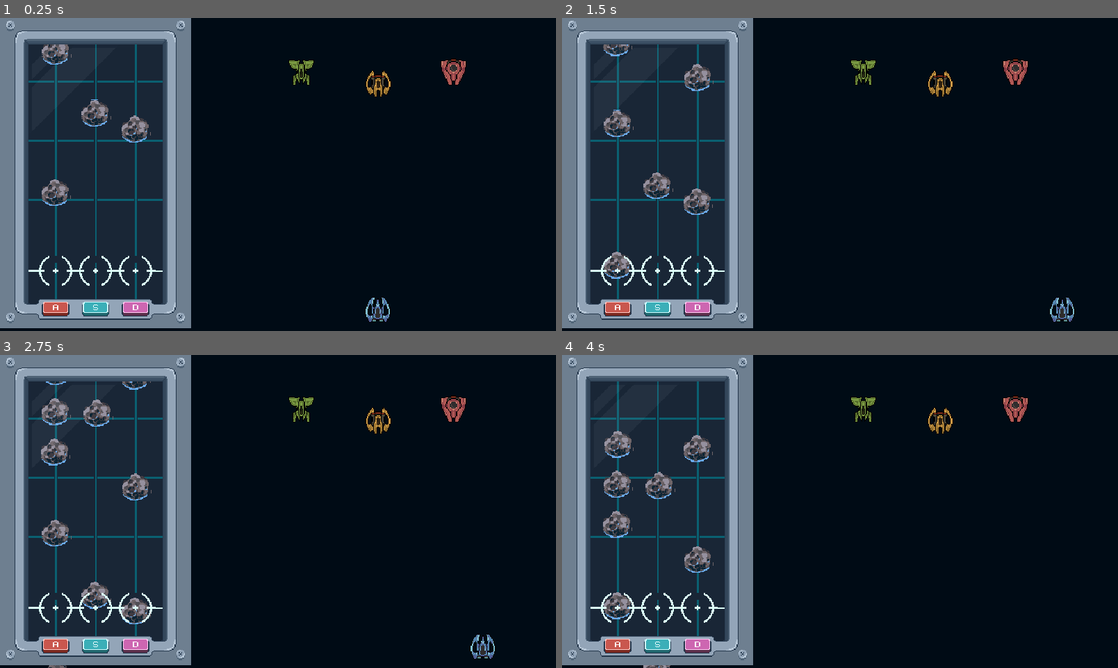
Above: before the commit, frames 1-4 (two rows, left to right).
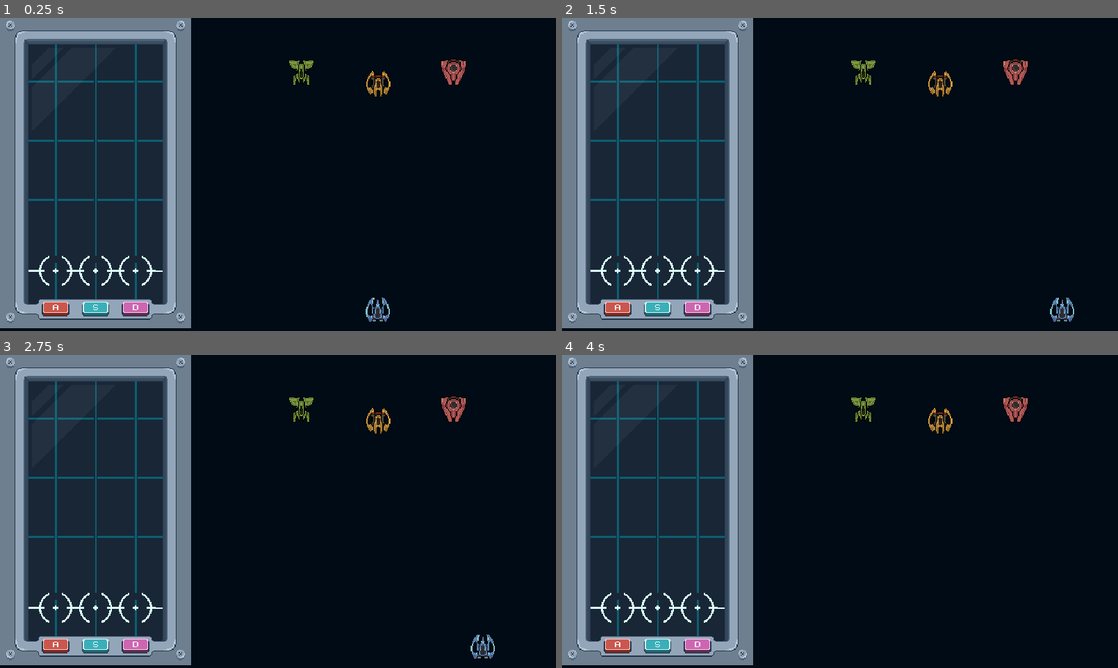
Above: after the commit, the same moments.

Repository: diego-acevedo/grabeaty
Game: Godot game, scene res://scenes/main.tscn
The game is run twice, just before and just after one commit, with the same random seed, the same clock (stepped at 60 frames per second) and the same inputs. Sound files missing from this copy of the repository are replaced by a short silence.
Inputs:
- Up to frame 1 (0.25 s): no input
- Up to frame 2 (1.5 s): hold Right (move_right) 0.53-1.28 s; hold A (A) 0.53-1.28 s; tap D (D) at 0.8, 1.35 s; hold Left (move_left) from 1.28 s (still down)
- Up to frame 3 (2.75 s): tap S (S) at 1.55 s; release Left (move_left) at 2.03 s; hold Right (move_right) from 2.03 s (still down); hold S (S) from 2.03 s (still down); tap A (A) at 2.3 s
- Up to frame 4 (4 s): release S (S) at 2.78 s; tap A (A) at 2.85 s; tap D (D) at 3.05 s; release Right (move_right) at 3.53 s; hold Left (move_left) from 3.53 s (still down); hold D (D) from 3.53 s (still down); tap S (S) at 3.8 s

The runs differ from the first frame. In frame 1, 1.1% of the frame differs, in the area x 7-28%, y 8-60%; in frame 2, 1.5%; in frame 3, 2.1%, in the area x 7-28%, y 8-100%; in frame 4, 2.0%.

Commit message:
:sparkles: feat: Add a playable rythm path

Diff:
--- /dev/null
+++ b/default_bus_layout.tres
@@ -0,0 +1,15 @@
+[gd_resource type="AudioBusLayout" load_steps=2 format=3 uid="uid://brx06hdg33qf7"]
+
+[sub_resource type="AudioEffectEQ" id="AudioEffectEQ_7udu1"]
+resource_name = "EQ"
+band_db/10000_hz = -32.8
+
+[resource]
+bus/1/name = &"Music"
+bus/1/solo = false
+bus/1/mute = false
+bus/1/bypass_fx = false
+bus/1/volume_db = -5.625
+bus/1/send = &"Master"
+bus/1/effect/0/effect = SubResource("AudioEffectEQ_7udu1")
+bus/1/effect/0/enabled = true
--- a/scenes/rythm/nota.tscn
+++ b/scenes/rythm/nota.tscn
@@ -1,7 +1,7 @@
 [gd_scene load_steps=4 format=3 uid="uid://ug85r7bb4k6j"]
 
 [ext_resource type="Script" path="res://scripts/rythm/nota.gd" id="1_kjgis"]
-[ext_resource type="Texture2D" uid="uid://bjfgfq7ttf2be" path="res://assets/sprites/celestial_objects.png" id="2_w8rqe"]
+[ext_resource type="Texture2D" uid="uid://b7xe1ldr7cv3s" path="res://assets/sprites/CirculoBlanco.png" id="2_3bou3"]
 
 [sub_resource type="RectangleShape2D" id="RectangleShape2D_a344c"]
 size = Vector2(20, 8.33333)
@@ -10,11 +10,9 @@
 script = ExtResource("1_kjgis")
 
 [node name="Circulo_Sprite" type="Sprite2D" parent="."]
-scale = Vector2(3, 3)
-texture = ExtResource("2_w8rqe")
-hframes = 11
-vframes = 8
-frame = 77
+modulate = Color(0.862745, 0.294118, 0.156863, 1)
+scale = Vector2(0.8, 0.8)
+texture = ExtResource("2_3bou3")
 
 [node name="Colision" type="CollisionShape2D" parent="."]
 position = Vector2(0, -0.500001)
--- a/scenes/rythm/rythm.tscn
+++ b/scenes/rythm/rythm.tscn
@@ -1,9 +1,10 @@
-[gd_scene load_steps=14 format=3 uid="uid://coftx1hc4aqyd"]
+[gd_scene load_steps=15 format=3 uid="uid://coftx1hc4aqyd"]
 
 [ext_resource type="Texture2D" uid="uid://ps3tkv2y118y" path="res://assets/ui/background_rythm.png" id="1_8ndhq"]
 [ext_resource type="Script" path="res://scripts/rythm/left_side.gd" id="1_fcyd0"]
-[ext_resource type="PackedScene" uid="uid://ug85r7bb4k6j" path="res://scenes/rythm/nota.tscn" id="2_ob0ol"]
+[ext_resource type="Script" path="res://scripts/rythm/note_spawner.gd" id="3_1xm6s"]
 [ext_resource type="Texture2D" uid="uid://q21au4to0dn4" path="res://assets/ui/foreground_rythm.png" id="3_8u2qm"]
+[ext_resource type="AudioStream" uid="uid://bep8gylx7lt8r" path="res://assets/Music/C6-Gummy Dance.mp3" id="4_13bks"]
 [ext_resource type="Script" path="res://scripts/rythm/q_key.gd" id="4_g5skv"]
 [ext_resource type="Script" path="res://scripts/rythm/w_key.gd" id="5_1x7iw"]
 [ext_resource type="Texture2D" uid="uid://b7xe1ldr7cv3s" path="res://assets/sprites/CirculoBlanco.png" id="5_nl0bq"]
@@ -49,37 +50,14 @@
 scale = Vector2(3, 3)
 texture = ExtResource("1_8ndhq")
 
-[node name="NOTES" type="Node2D" parent="."]
+[node name="NoteSpawner" type="Node2D" parent="."]
+script = ExtResource("3_1xm6s")
 
-[node name="NOTA" parent="NOTES" instance=ExtResource("2_ob0ol")]
-position = Vector2(194, 66)
+[node name="FirstSong" type="AudioStreamPlayer" parent="NoteSpawner"]
+stream = ExtResource("4_13bks")
+bus = &"Music"
 
-[node name="NOTA2" parent="NOTES" instance=ExtResource("2_ob0ol")]
-position = Vector2(331, 280)
-
-[node name="NOTA3" parent="NOTES" instance=ExtResource("2_ob0ol")]
-position = Vector2(469, 335)
-
-[node name="NOTA4" parent="NOTES" instance=ExtResource("2_ob0ol")]
-position = Vector2(193, 554)
-
-[node name="NOTA5" parent="NOTES" instance=ExtResource("2_ob0ol")]
-position = Vector2(191, -214)
-
-[node name="NOTA6" parent="NOTES" instance=ExtResource("2_ob0ol")]
-position = Vector2(193, -353)
-
-[node name="NOTA7" parent="NOTES" instance=ExtResource("2_ob0ol")]
-position = Vector2(196, -491)
-
-[node name="NOTA8" parent="NOTES" instance=ExtResource("2_ob0ol")]
-position = Vector2(338, -348)
-
-[node name="NOTA9" parent="NOTES" instance=ExtResource("2_ob0ol")]
-position = Vector2(471, -93)
-
-[node name="NOTA10" parent="NOTES" instance=ExtResource("2_ob0ol")]
-position = Vector2(469, -476)
+[node name="NOTES" type="Node2D" parent="NoteSpawner"]
 
 [node name="INPUTS" type="Node2D" parent="."]
 
@@ -90,8 +68,8 @@
 [node name="sprite" type="Sprite2D" parent="INPUTS/Q-key"]
 visible = false
 modulate = Color(0, 0.654902, 1, 1)
-position = Vector2(120.5, 893)
-scale = Vector2(0.835938, 0.796875)
+position = Vector2(119.5, 892)
+scale = Vector2(0.789063, 0.78125)
 texture = ExtResource("5_nl0bq")
 
 [node name="key" type="Area2D" parent="INPUTS/Q-key"]
@@ -122,8 +100,8 @@
 [node name="sprite" type="Sprite2D" parent="INPUTS/W-key"]
 visible = false
 modulate = Color(0.380086, 0.710759, 0.383655, 1)
-position = Vector2(327, 895)
-scale = Vector2(1, 0.296875)
+position = Vector2(324, 898.5)
+scale = Vector2(0.78125, 0.789062)
 texture = ExtResource("5_nl0bq")
 
 [node name="E-key" type="Node2D" parent="INPUTS"]
@@ -144,8 +122,8 @@
 [node name="sprite" type="Sprite2D" parent="INPUTS/E-key"]
 visible = false
 modulate = Color(0.866667, 0.709804, 0.384314, 1)
-position = Vector2(331, 895)
-scale = Vector2(1, 0.296875)
+position = Vector2(333.5, 893)
+scale = Vector2(0.789063, 0.765625)
 texture = ExtResource("5_nl0bq")
 
 [node name="UI" type="Node2D" parent="."]
--- a/scripts/rythm/e_key.gd
+++ b/scripts/rythm/e_key.gd
@@ -3,12 +3,6 @@
 @onready var colision: CollisionShape2D = $key/Colision
 @onready var timer: Timer = $key/Colision/Timer
 @onready var sprite: Sprite2D = $sprite
-
-func _ready() -> void:
-	pass
-
-func _physics_process(delta: float) -> void:
-	pass
 
 func _input(event: InputEvent) -> void:
 
--- a/scripts/rythm/left_side.gd
+++ b/scripts/rythm/left_side.gd
@@ -1,11 +1,4 @@
 extends Node2D
-
-func _ready() -> void:
-	pass
-
-func _process(delta: float) -> void:
-	pass
-
 
 func _input(event: InputEvent) -> void:
 
--- a/scripts/rythm/nota.gd
+++ b/scripts/rythm/nota.gd
@@ -1,6 +1,6 @@
 extends Area2D
 
-var speed = 200
+var speed = 400
 
 func _ready() -> void:
 	pass
@@ -16,5 +16,5 @@
 	# Esta funcion se ejecuta cuando la nota ha sido tocada, por lo tanto
 	# hago que desaparezca.
 
-	get_parent().get_parent().pass_to_main()
+	get_parent().get_parent().get_parent().pass_to_main() # Nodo MAIN
 	queue_free()
--- /dev/null
+++ b/scripts/rythm/note_spawner.gd
@@ -0,0 +1,101 @@
+extends Node2D
+
+# IMPORTANTE: UNA NOTA DEMORA 2 SEGUNDOS EN LLEGAR A LA ZONA DONDE DEBE SER TOCADA
+
+@onready var song: AudioStreamPlayer = $FirstSong
+const note_scene = preload("res://scenes/rythm/nota.tscn")
+@onready var notes_node: Node2D = $NOTES
+
+
+# Diccionario con la info de en que momento deben aparecer y que tipo son las notas
+var notes_data = {
+
+	2.06: "right",
+	3.06: "left",
+	4.06: "center",
+	5.06: "left",
+	5.41: "left",
+	5.77: "center",
+
+	6.06: "left",
+	6.56: "left",
+	7.06: "center",
+	7.56: "center",
+	8.06: "right",
+	8.56: "right",
+	9.06: "left",
+	9.41: "left",
+	9.77: "center",
+	10.06: "right",
+	10.56: "right",
+	11.06: "center",
+	11.56: "center",
+	12.06: "left",
+	12.56: "left",
+	13.06: "right",
+	13.41: "right",
+	13.77: "center",
+
+	14.06: "left",
+	14.56: "right",
+	15.06: "left",
+	15.34: "center",
+	15.54: "left",
+	15.74: "center",
+
+	16.06: "right",
+	16.56: "left",
+	17.06: "right",
+	17.34: "center",
+	17.54: "right",
+	17.74: "center",
+
+	18.06: "left",
+	18.56: "right",
+	19.06: "left",
+	19.34: "center",
+	19.54: "left",
+	19.74: "center",
+
+	20.06: "right",
+	20.56: "left",
+	21.06: "right",
+	21.34: "center",
+	21.54: "right",
+	21.74: "center"
+
+}
+
+# diccionario de notas que ya han aparecido, evita bugs de duplicacion de notas
+var processed_keys = []
+
+func _ready() -> void:
+	song.play()
+
+func _process(delta: float) -> void:
+
+	# En cada tick veo en que momento de la cancion estamos y comparo ese momento
+	# con los del diccionario con una aproximacion de valor absoluto, HAY QUE
+	# OPTIMIZARLO.
+
+	var song_time = song.get_playback_position()
+	for key in notes_data.keys():
+		if key not in processed_keys and abs(song_time - key) < 0.1:
+			var note_type = notes_data[key]
+			spawn_note(note_type)
+			processed_keys.append(key)
+
+
+# Funcion que spawnea una nota dependiendo de la pos en la que debe aparecer,
+# es decir ("left", "right" o "center")
+func spawn_note(note_type: String) -> void:
+	var note_instance = note_scene.instantiate()
+	notes_node.add_child(note_instance)
+	if note_type == 'left':
+		note_instance.position = Vector2(193, 0)
+
+	elif note_type == 'center':
+		note_instance.position = Vector2(331, 0)
+
+	elif note_type == 'right':
+		note_instance.position = Vector2(469, 0)
--- a/scripts/rythm/q_key.gd
+++ b/scripts/rythm/q_key.gd
@@ -3,12 +3,6 @@
 @onready var colision: CollisionShape2D = $key/Colision
 @onready var timer: Timer = $key/Colision/Timer
 @onready var sprite: Sprite2D = $sprite
-
-func _ready() -> void:
-	pass
-
-func _physics_process(delta: float) -> void:
-	pass
 
 func _input(event: InputEvent) -> void:
 
--- a/scripts/rythm/w_key.gd
+++ b/scripts/rythm/w_key.gd
@@ -3,12 +3,6 @@
 @onready var colision: CollisionShape2D = $key/Colision
 @onready var timer: Timer = $key/Colision/Timer
 @onready var sprite: Sprite2D = $sprite
-
-func _ready() -> void:
-	pass
-
-func _physics_process(delta: float) -> void:
-	pass
 
 func _input(event: InputEvent) -> void:
 
--- a/scripts/shooter/characters/balafinal.gd
+++ b/scripts/shooter/characters/balafinal.gd
@@ -1,10 +1,13 @@
 extends CharacterBody2D
 
-var velocity_y = 0  # Velocidad inicial en el eje X
+var velocity_y = 0  # Velocidad inicial en el eje Y
 var speed = -200  # Velocidad que aplicaremos después
 var bullet_speed = 400  # Velocidad de la bala
 
 
-func _process(delta):
-	velocity_y = speed  # Cambia la velocidad en el eje X
+func _physics_process(delta: float) -> void:
+
+	if position.y < -10:
+		queue_free()
+	velocity_y = speed  # Cambia la velocidad en el eje Y
 	position.y += velocity_y * delta
--- a/scripts/shooter/characters/player.gd
+++ b/scripts/shooter/characters/player.gd
@@ -2,7 +2,6 @@
 
 var speed = 600
 var acceleration = 1500
-@onready var character_body_2d: CharacterBody2D = $CharacterBody2D
 var BulletScene = preload("res://scenes/shooter/characters/balafinal.tscn")
 @onready var player: CharacterBody2D = $"."
 
@@ -16,9 +15,12 @@
 func shoot():
 	velocity.y = 0
 	print("you shot")
+
 	var bullet_instance = BulletScene.instantiate()
 	bullet_instance.position.x = position.x
 	bullet_instance.position.y = position.y - 10
-	get_parent().add_child(bullet_instance)
+
+	get_parent().call_deferred("add_child", bullet_instance)
+
 	if position.y < -10:
 		queue_free()
Not shown, added: assets/Music/C6-Gummy Dance.mp3.import
Not shown, added: assets/Music/C6-Gummy Dance.mp3
